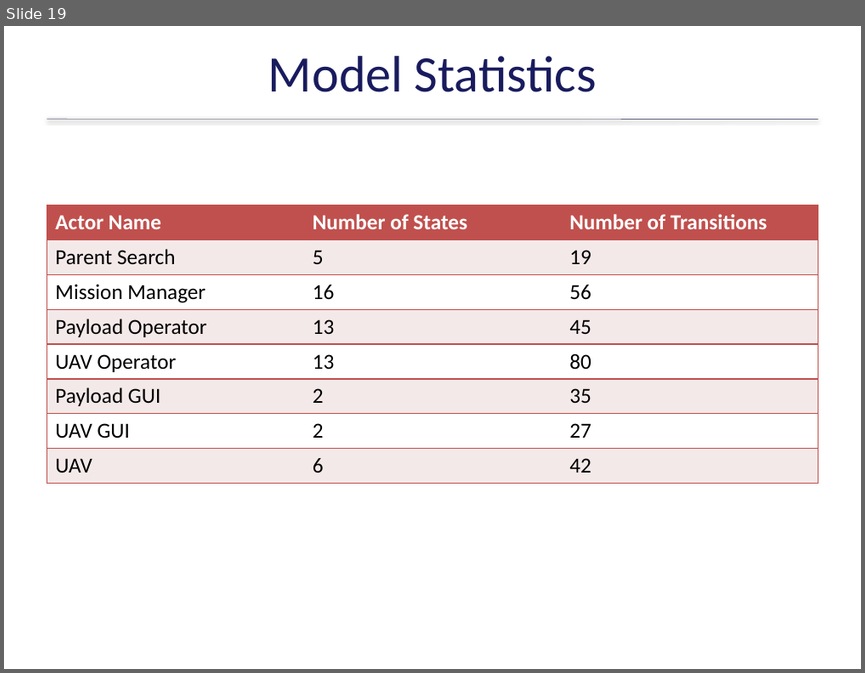
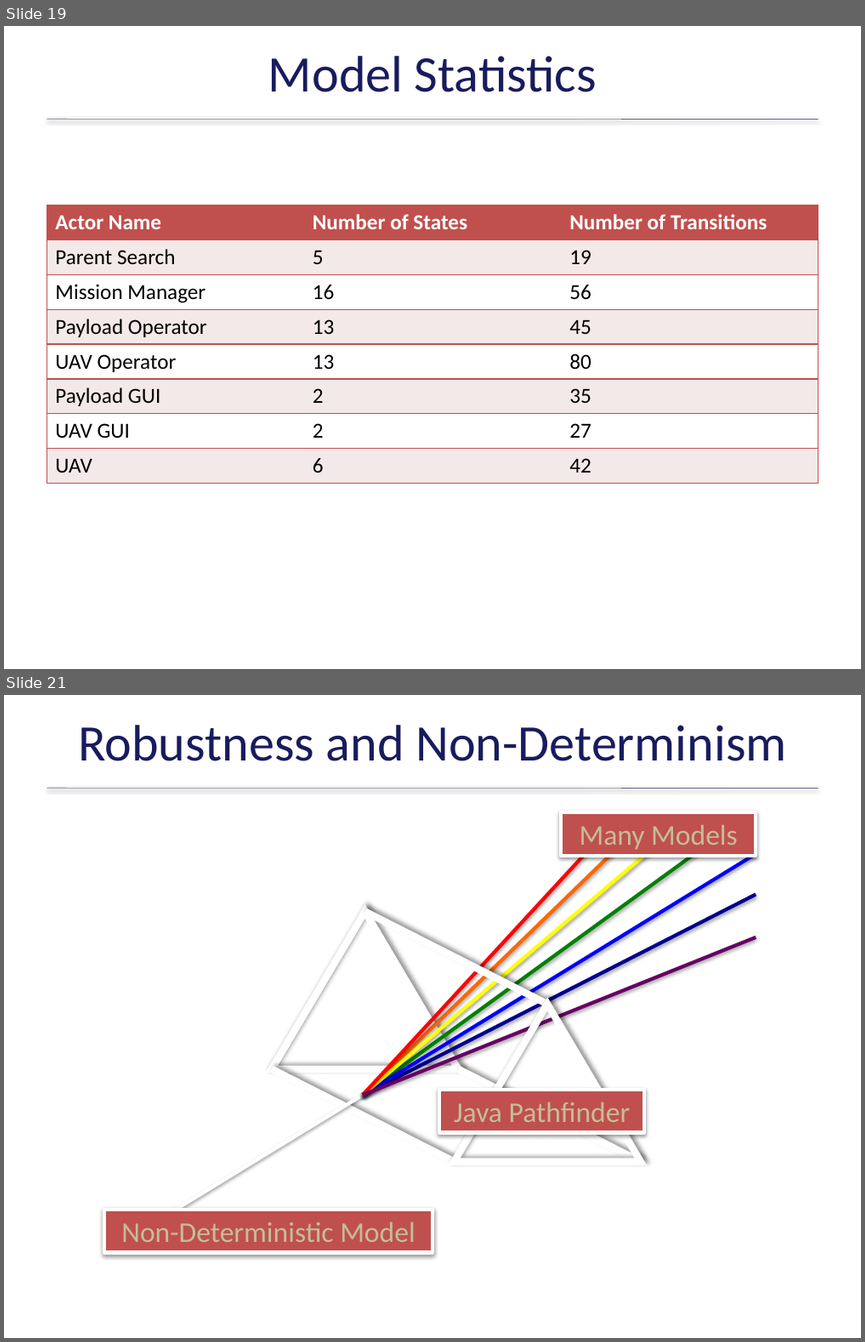
Before and after one commit to ericmercer/workload, a slide deck: publications_and_presentations/RobertIvieSRC.pptx. Shown one above the other, each under a label of ours: slide 19 before the commit, slides 19 and 21 after it; the slides between them are not shown. The pictures are 865x673 and 865x1342 pixels, drawn with LibreOffice and Linux fonts; fonts in the diff are those of the drawing; background and template pictures are left out. Boxes give left, top, right and bottom in pixels: in the first picture for what was removed or moved away, otherwise in the second. Text is boxed around its words. In the diff, an @@ line names an element or a change of style, - is before the commit and + after.

```diff
--- a/publications_and_presentations/RobertIvieSRC.pptx
+++ b/publications_and_presentations/RobertIvieSRC.pptx
@@ slide 21 added at [4, 695, 861, 1338], background picture (left out); not listed: 1 template element that a slide beside it also shows @@
@@ title added at [78, 725, 786, 761], 43 pt, text #191B5E @@
+Robustness and Non-Determinism
@@ rectangle added at [561, 812, 755, 855], fill #C0504D, outline #FFFFFF 3 pt, 24 pt, text #C4BD97 @@
+Many Models
@@ line added from (363, 1095) to (618, 847), #FF6600 3 pt @@
@@ line added from (363, 1095) to (704, 847), #008000 3 pt @@
@@ line added from (363, 1095) to (653, 847), #FFFF00 3 pt @@
@@ line added from (363, 1095) to (590, 847), #FF0000 3 pt @@
@@ line added from (363, 1095) to (755, 853), #0000FF 3 pt @@
@@ line added from (363, 1095) to (755, 895), #000090 3 pt @@
@@ triangle added at [271, 912, 458, 1069], outline #FFFFFF 6 pt @@
@@ line added from (364, 912) to (547, 1004), #FFFFFF 6 pt @@
@@ line added from (363, 1095) to (755, 937), #660066 3 pt @@
@@ triangle added at [454, 1004, 641, 1161], outline #FFFFFF 6 pt @@
@@ line added from (271, 1068) to (454, 1161), #FFFFFF 6 pt @@
@@ line added from (458, 1068) to (641, 1161), #FFFFFF 6 pt @@
@@ line added from (363, 1095) to (154, 1222), #FFFFFF 3 pt @@
@@ rectangle added at [439, 1089, 644, 1132], fill #C0504D, outline #FFFFFF 3 pt, 24 pt, text #C4BD97 @@
+Java Pathfinder
@@ rectangle added at [104, 1209, 432, 1252], fill #C0504D, outline #FFFFFF 3 pt, 24 pt, text #C4BD97 @@
+Non-Deterministic Model
```
Also in this commit, not shown: 4 slides changed.
